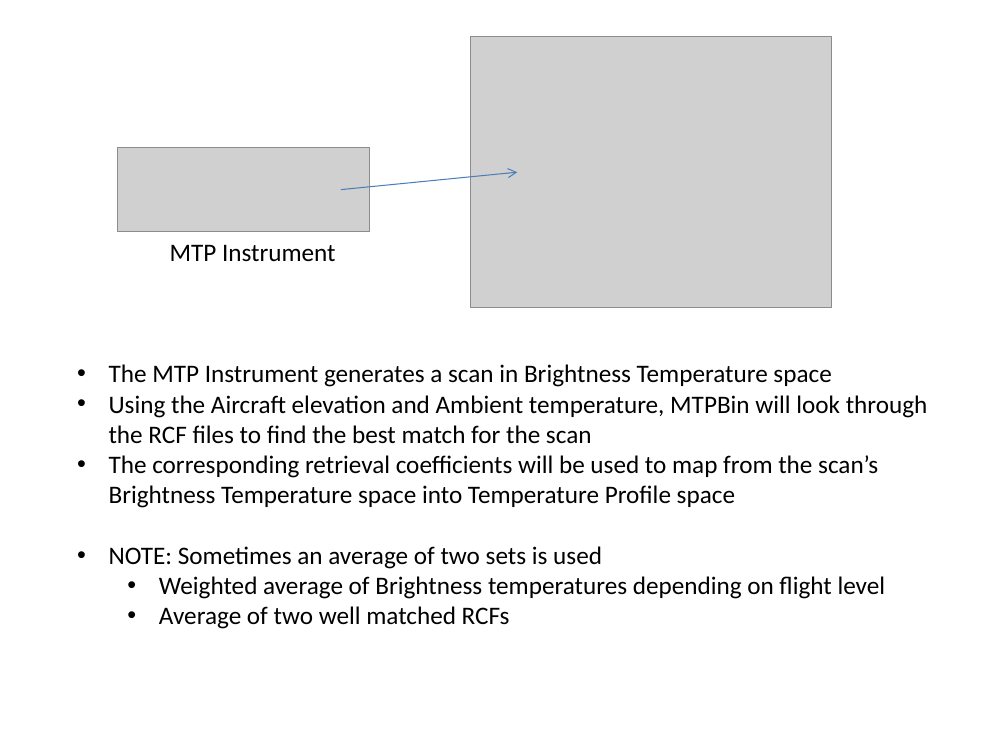
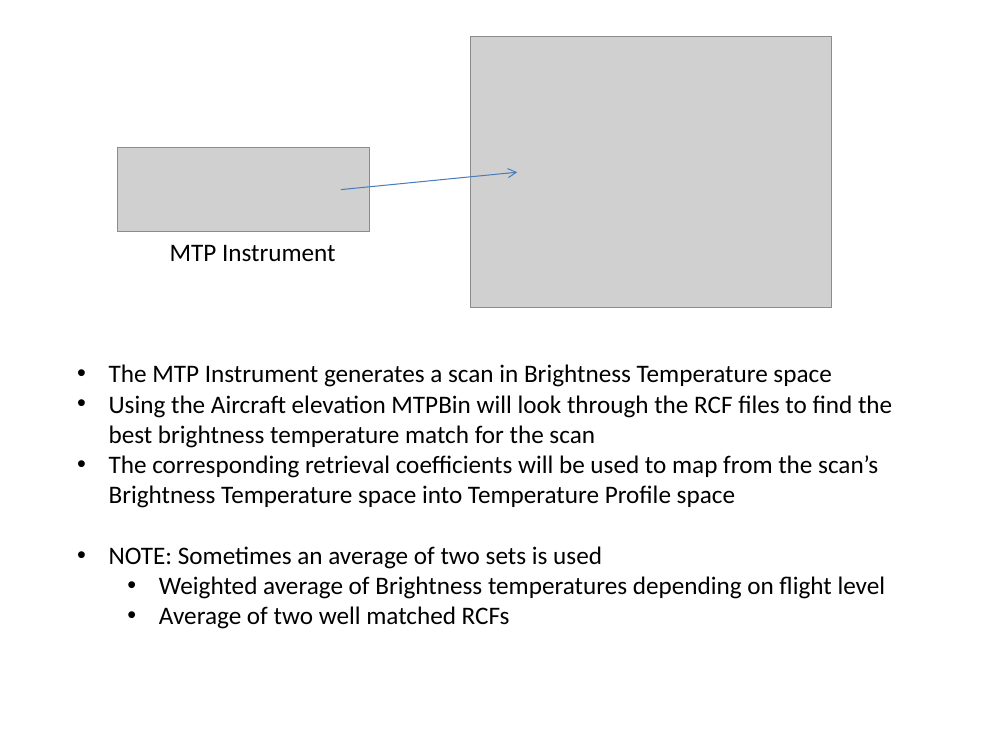
Before and after one commit to NCAR/nimbus, a slide deck: slide 6 of instruments/mtp/doc/MTP_Brainstorming_Mar_2015.pptx. Drawn at 1008x756 pixels with LibreOffice and Linux fonts; fonts in the diff are those of the drawing; grey boxes stand for pictures. Boxes give left, top, right and bottom in pixels: in the first picture for what was removed or moved away, otherwise in the second. Text is boxed around its words. In the diff, an @@ line names an element or a change of style, - is before the commit and + after.

```diff
--- a/instruments/mtp/doc/MTP_Brainstorming_Mar_2015.pptx
+++ b/instruments/mtp/doc/MTP_Brainstorming_Mar_2015.pptx
@@ text at box(109, 395, 892, 448): text changed @@
-• Using the Aircraft elevation and Ambient temperature, MTPBin will look through the RCF files to find the best match for the scan
+• Using the Aircraft elevation MTPBin will look through the RCF files to find the best brightness temperature match for the scan
```
Also in this commit, not shown: 3 other slides changed, 4 slides added.
